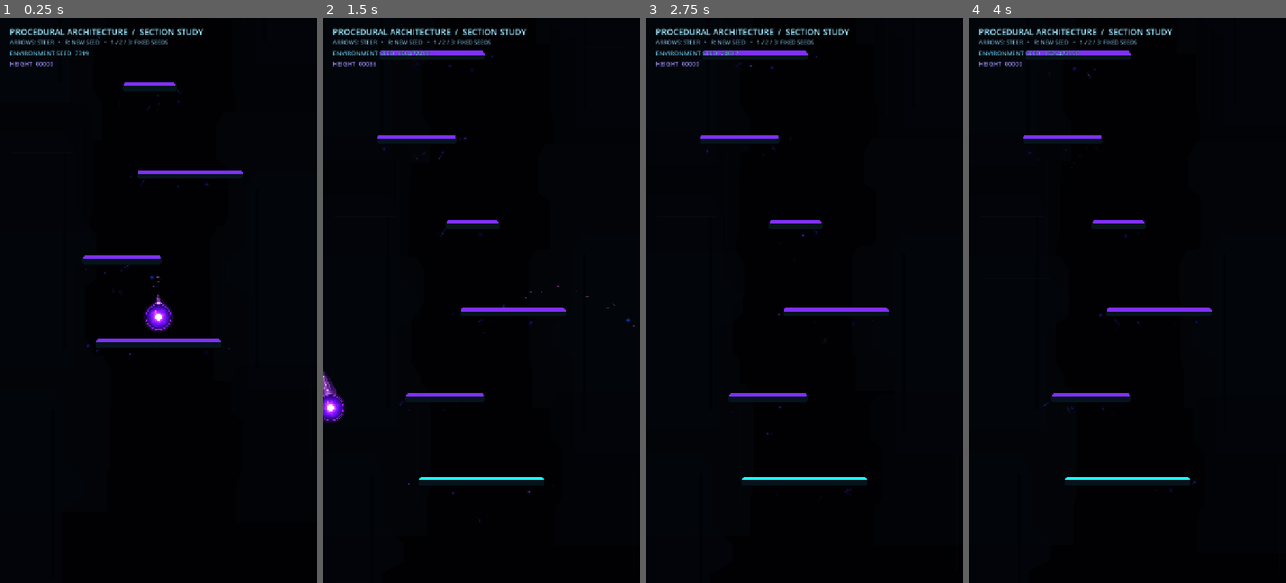
Above: before the commit, frames 1-4 (left to right).
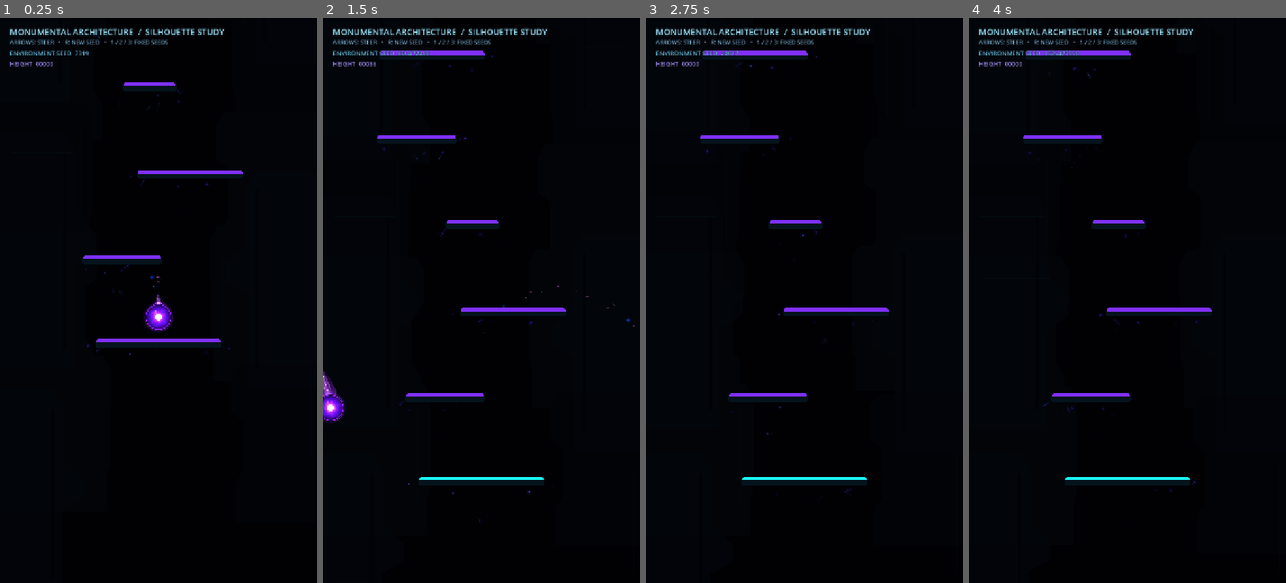
Above: after the commit, the same moments.

Repository: Kryodo/TowerJump
Game: Godot game, scene res://scenes/environment_architecture_test_room.tscn
Same seed, same stepped clock (60 frames per second), same inputs: the game is played once before the commit and once after it. This scene is started directly instead of the project's main scene.
Inputs (mouse positions are in pixels of both pictures, inside the frame that each line leads up to):
- Up to frame 1 (0.25 s): no input
- Up to frame 2 (1.5 s): tap Enter at 0.5 s; move the mouse to (551, 272) at 0.52 s; hold Right (ui_right) 0.53-1.25 s; tap R at 0.6 s; click (551, 272) at 0.67 s; drag from (418, 328) to (465, 413) at 1.27 s
- Up to frame 3 (2.75 s): move the mouse to (836, 176) at 2.02 s; hold Right (ui_right) from 2.03 s (still down); tap 2 at 2.1 s
- Up to frame 4 (4 s): release Right (ui_right) at 2.75 s; tap Space at 2.75 s; drag from (1111, 413) to (1032, 215) at 2.77 s; tap Enter at 3.5 s; move the mouse to (1222, 385) at 3.52 s; hold Left (ui_left) from 3.53 s (still down); tap R at 3.6 s

The runs differ from the first frame. In frame 1, 0.6% of the frame differs, in the area x 3-71%, y 1-3%; in frame 2, 0.6%; in frame 3, 0.6%; in frame 4, 0.6%.

Commit message:
Rename isolated architecture test overlay

Diff:
--- a/scripts/environment_architecture_test_room.gd
+++ b/scripts/environment_architecture_test_room.gd
@@ -135,7 +135,7 @@
 
 	var title := Label.new()
 	title.position = Vector2(22.0, 18.0)
-	title.text = "PROCEDURAL ARCHITECTURE  /  SECTION STUDY"
+	title.text = "MONUMENTAL ARCHITECTURE  /  SILHOUETTE STUDY"
 	title.add_theme_font_size_override("font_size", 19)
 	title.add_theme_color_override("font_color", Color(0.62, 0.91, 1.0, 1.0))
 	title.add_theme_color_override("font_outline_color", Color(0.0, 0.01, 0.025, 1.0))
